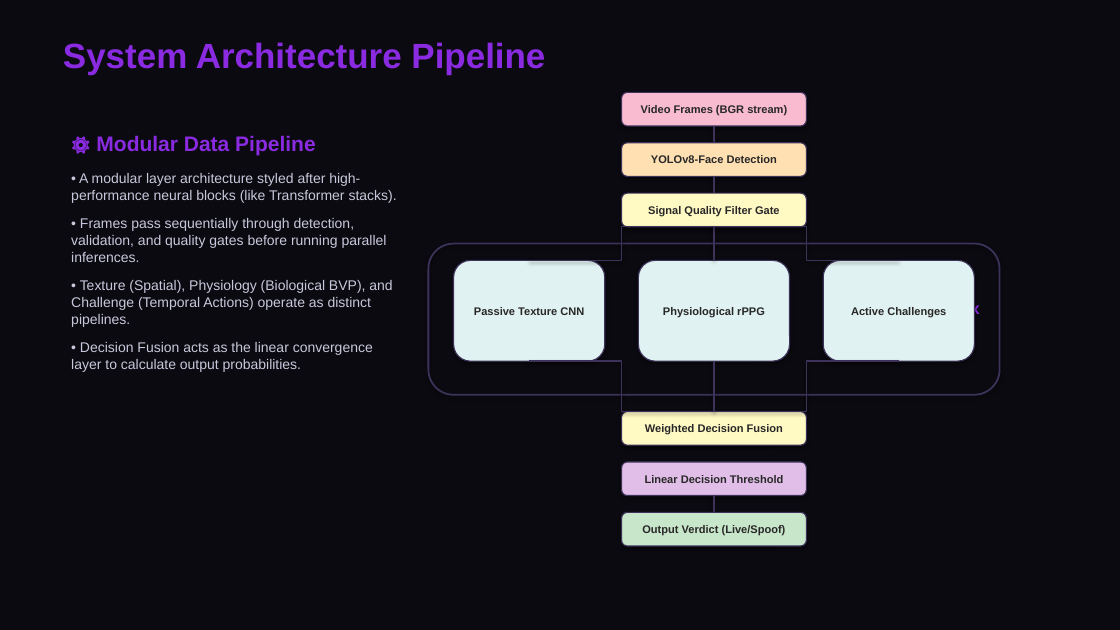
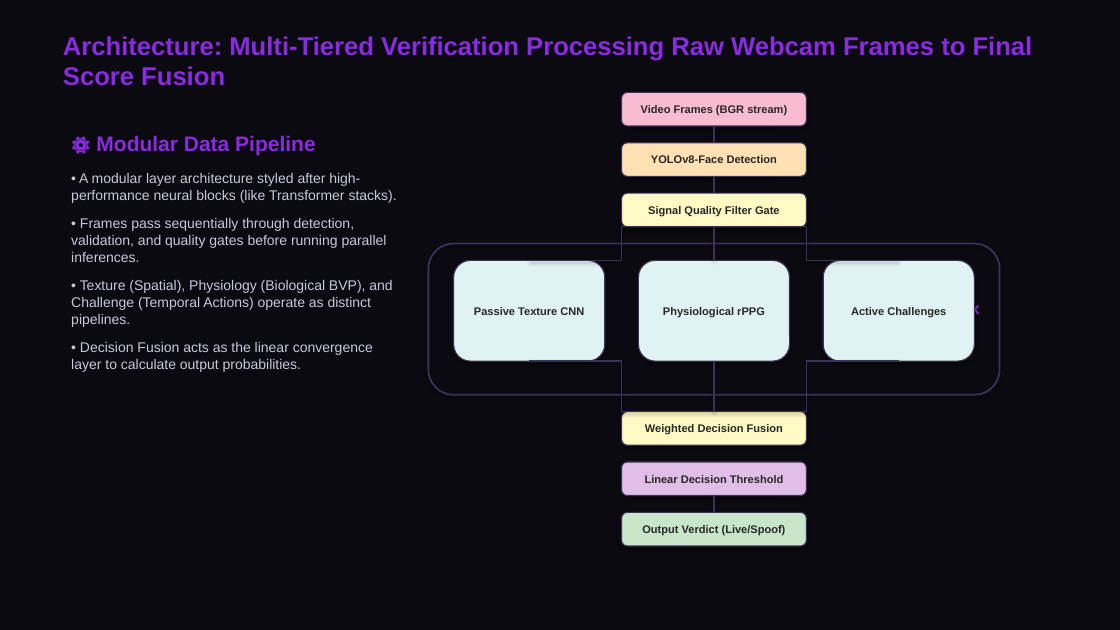
Before and after one commit to sthavirpunwatkar/SHIELD-Secure-Human-Identity-Liveness-Evaluation-Detection, a slide deck: slide 3 of reports/cdac_project_review.pptx. Drawn at 1120x630 pixels with LibreOffice and Linux fonts; fonts in the diff are those of the drawing. Boxes give left, top, right and bottom in pixels: in the first picture for what was removed or moved away, otherwise in the second. Text is boxed around its words. In the diff, an @@ line names an element or a change of style, - is before the commit and + after.

```diff
--- a/reports/cdac_project_review.pptx
+++ b/reports/cdac_project_review.pptx
@@ text at (63,36,1033,86): text changed; size 30 to 22 pt @@
-System Architecture Pipeline
+Architecture: Multi-Tiered Verification Processing Raw Webcam Frames to Final Score Fusion
```
Also in this commit, not shown: 6 other slides changed, 4 other files.
